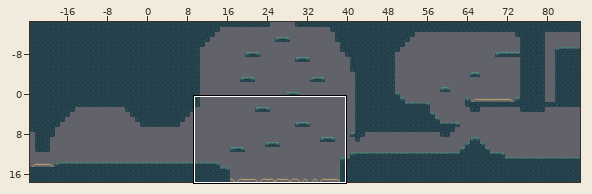
A Tiled map gets an edit: Assets/Maps/Forest_02.tmx. Above, an overview of the earlier version with the close-up marked.
Close-up. Before the commit:
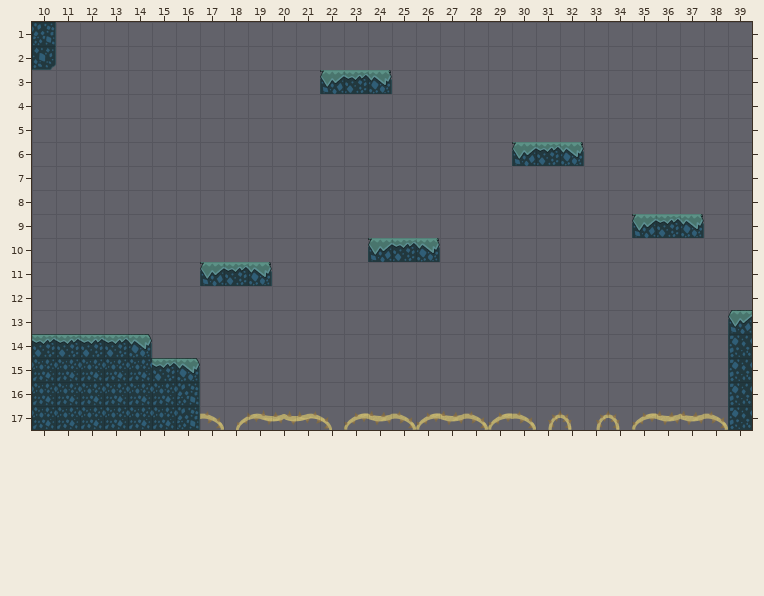
Cells are 128x128 px. Shown: x 10..39, y 1..17. The commit also changed other parts of the map, which this record leaves out. The old version is drawn lined up with the new one.
And afterwards:
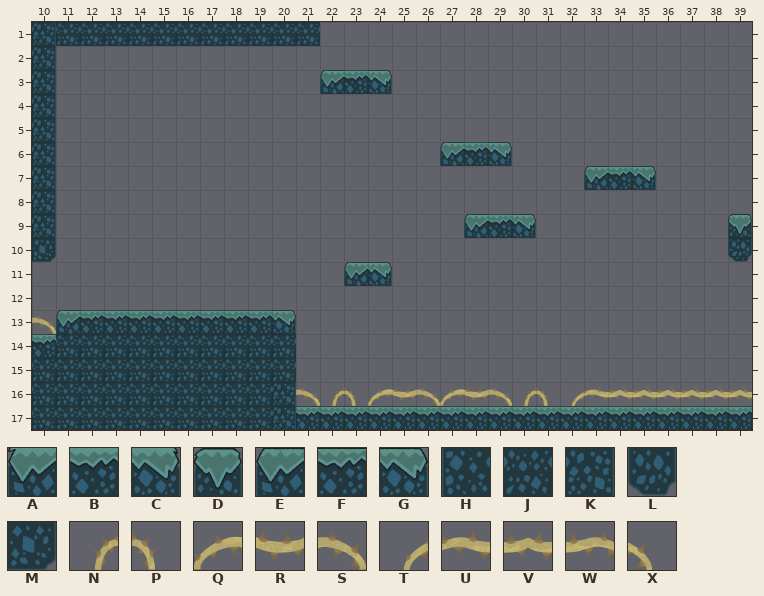
Key: from "Atlas_Bosque_V2": A 11, B 12, C 13, D 25, E 27, F 28, G 29, H 35, J 36, K 37, L 41, M 45; from "Espinas": N 0, P 1, Q 2, R 3, S 4, T 8, U 9, V 10, W 11, X 12.
_ is an empty cell.
The exact change:
map size 180x32 -> 100x18 cells (old content now starts at -40,-14; both pictures use the new coordinates)
Layer "Map":
y 1: x 11..21 ___________ -> JJJJJJJJJJJ
y 2: x 10 M -> K
y 3: x 10 _ -> K; x 22..24 ABC -> EFG
y 4..5: x 10 _ -> K
y 6: x 10 _ -> K; x 27..32 ___ABC -> EFG___
y 7: x 10 _ -> K; x 33..35 ___ -> EFG
y 8: x 10 _ -> K
y 9: x 10 _ -> K; x 28..30 ___ -> EFG; x 35..37 ABC -> ___; x 39 _ -> D
y 10: x 10 _ -> M; x 24..26 ABC -> ___; x 39 _ -> L
y 11: x 17..19 ABC -> ___; x 23..24 __ -> EG
y 13: x 10..20 ___________ -> SEFFFFFFFFG; x 39 E -> _
y 14: x 11..20 FFFG______ -> JJJJJJJJJJ; x 39 H -> _
y 15: x 15..20 FG____ -> JJJJJJ; x 39 H -> _
y 16: x 16..39 K______________________H -> JJJJKSNPQRSQRSNPTUVVVVVV
y 17: x 16..39 KSTUVWXQRSQRSQSNPNPQRRSH -> JJJJKFFFFFFFFFFFFFFFFFFF
